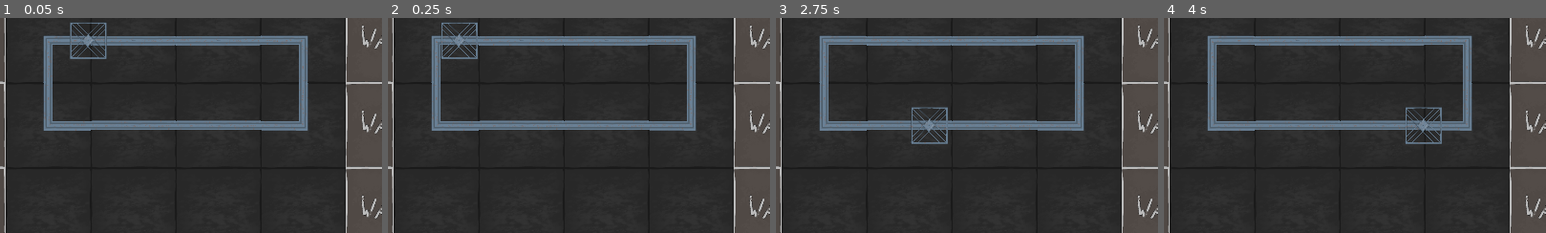
Above: before the commit, frames 1-4 (left to right).
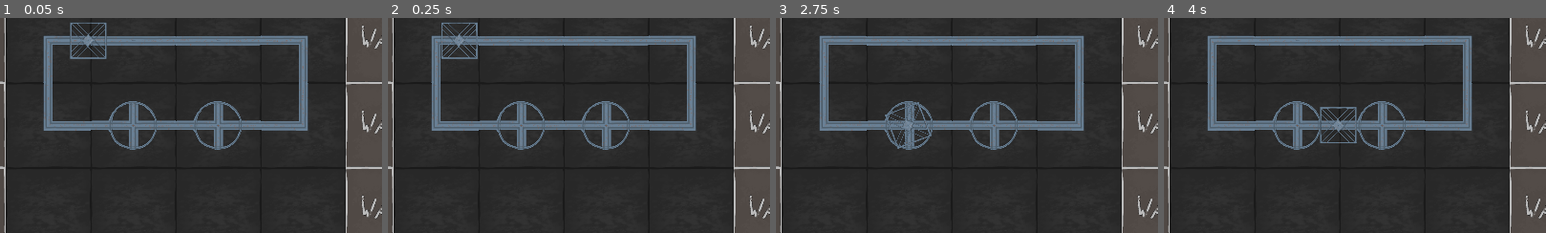
Above: after the commit, the same moments.

Repository: BoringStudio/ldjam54
Game: Godot game, scene res://main.tscn
Two runs of this game, one before a commit and one after it. Both use one fixed random seed, a clock stepped at 60 frames per second and the inputs below.
Inputs:
- Up to frame 1 (0.05 s): no input
- Up to frame 2 (0.25 s): no input
- Up to frame 3 (2.75 s): no input
- Up to frame 4 (4 s): no input
The pictures show only the part of the screen within x 27-77%, y 15-65%; the shares and areas given below are measured in that part.

The runs differ from the first frame. In frame 1, 1.6% of the frame differs, in the area x 28-64%, y 38-62%; in frame 2, 1.6%; in frame 3, 2.2%; in frame 4, 2.5%, in the area x 28-73%, y 38-62%.

Commit message:
Rotate platform

Diff:
--- a/prefabs/building_area/building_area.gd
+++ b/prefabs/building_area/building_area.gd
@@ -5,11 +5,12 @@
 @export var width: int = 10
 @export var height: int = 10
 
-@export var platform: Node2D
+@export var platform: Platform
 
 var _grid: Array[Conveyor]
 var _platform_origin: Vector2i = Vector2i(0, 0)
 var _tick_time: float = 0.0
+var _last_visited_cell: Conveyor = null
 
 @onready var _grid_offset = transform.origin - Vector2(Conveyor.CELL_SIZE) * Vector2(width, height) * 0.5 + Vector2(Conveyor.CELL_SIZE) * 0.5
 
@@ -21,8 +22,8 @@
 
 	_spawn_cell(Vector2i(0, 0), Conveyor.Item.TurnLeft, Conveyor.DIR_LEFT)
 	_spawn_cell(Vector2i(0, 1), Conveyor.Item.TurnLeft, Conveyor.DIR_DOWN)
-	_spawn_cell(Vector2i(1, 1), Conveyor.Item.Straight, Conveyor.DIR_RIGHT)
-	_spawn_cell(Vector2i(2, 1), Conveyor.Item.Straight, Conveyor.DIR_RIGHT)
+	_spawn_cell(Vector2i(1, 1), Conveyor.Item.RotateLeft, Conveyor.DIR_RIGHT)
+	_spawn_cell(Vector2i(2, 1), Conveyor.Item.RotateRight, Conveyor.DIR_RIGHT)
 	_spawn_cell(Vector2i(3, 1), Conveyor.Item.TurnLeft, Conveyor.DIR_RIGHT)
 	_spawn_cell(Vector2i(3, 0), Conveyor.Item.TurnLeft, Conveyor.DIR_UP)
 	_spawn_cell(Vector2i(2, 0), Conveyor.Item.Straight, Conveyor.DIR_LEFT)
@@ -31,6 +32,15 @@
 
 func _process(delta):
 	var current_cell = get_cell(_platform_origin)
+
+	# Update last visited cell if changed
+	if _last_visited_cell != current_cell:
+		platform.on_exit_cell(_last_visited_cell)
+		platform.on_enter_cell(current_cell)
+		_last_visited_cell = current_cell
+		if current_cell != null:
+			current_cell.reset()
+
 	if current_cell == null:
 		# TODO: emit some kind of signal
 		return
@@ -39,8 +49,8 @@
 	_tick_time += delta * Main.simulation_speed
 	if _tick_time > 1.0:
 		_tick_time = fmod(_tick_time, 1.0)
-		print(current_cell.get_next_grid_index())
-		_platform_origin += current_cell.get_next_grid_index()
+		if not current_cell.next_tick():
+			_platform_origin += current_cell.get_next_grid_index()
 
 	pass
 
@@ -52,8 +62,8 @@
 
 
 func get_cell(index: Vector2i):
-	# if not check_index(index):
-	# 	return null
+	if not check_index(index):
+		return null
 	return _grid[index.y * width + index.x]
 
 
--- a/prefabs/conveyor/conveyor.gd
+++ b/prefabs/conveyor/conveyor.gd
@@ -19,10 +19,10 @@
 
 enum Item {
 	Straight,
+	TurnLeft,
 	TurnRight,
-	TurnLeft,
-	# RotateRight,
-	# RotateLeft,
+	RotateLeft,
+	RotateRight,
 	# PushRight,
 	# PushLeft,
 	# Semaphore,
@@ -48,26 +48,61 @@
 	_tick = 0
 
 
-func move_platform(tick_time: float, platform: Node2D):
+func next_tick() -> bool:
+	_tick += 1
+	match ty:
+		Item.RotateLeft, Item.RotateRight:
+			return _tick < 2
+		_:
+			return _tick < 1
+
+
+func move_platform(tick_time: float, platform: Platform):
+	match ty:
+		Item.Straight:
+			_do_move_straight(tick_time, platform)
+		Item.TurnLeft:
+			_do_move_turn(tick_time, platform, false)
+		Item.TurnRight:
+			_do_move_turn(tick_time, platform, true)
+		Item.RotateLeft:
+			_do_move_rotate(tick_time, platform, false)
+		Item.RotateRight:
+			_do_move_rotate(tick_time, platform, true)
+
+
+func _do_move_straight(tick_time: float, platform: Platform):
+	var start_offset = Conveyor.make_direction(Conveyor.make_rot_inv(rot))
+	var end_offset = Conveyor.make_direction(rot)
+
+	_set_relative_platform_position(platform, start_offset.lerp(end_offset, tick_time))
+
+
+func _do_move_turn(tick_time: float, platform: Platform, right: bool):
 	var cell_offset = Vector2()
 	if tick_time < 0.5:
-		var start_offset = Conveyor.make_direction((rot + 2) % 4)
+		var start_offset = Conveyor.make_direction(Conveyor.make_rot_inv(rot))
 		cell_offset = start_offset.lerp(Vector2.ZERO, tick_time * 2)
 	else:
-		var r := rot
-		match ty:
-			Item.TurnRight:
-				r = Conveyor.make_rot_right(r)
-			Item.TurnLeft:
-				r = Conveyor.make_rot_left(r)
+		var r := Conveyor.make_rot_right(rot) if right else Conveyor.make_rot_left(rot)
 		var end_offset = Conveyor.make_direction(r)
 		cell_offset = Vector2.ZERO.lerp(end_offset, tick_time * 2 - 1)
 
-	platform.transform.origin = transform.origin + cell_offset * CELL_SIZE / 2
+	_set_relative_platform_position(platform, cell_offset)
 
 
-func next_tick() -> bool:
-	return false
+func _do_move_rotate(tick_time: float, platform: Platform, right: bool):
+	if _tick == 0:
+		if tick_time < 0.5:
+			var start_offset = Conveyor.make_direction(Conveyor.make_rot_inv(rot))
+			_set_relative_platform_position(platform, start_offset.lerp(Vector2.ZERO, tick_time * 2))
+		elif right:
+			platform.rotate_right()
+		else:
+			platform.rotate_left()
+	elif tick_time >= 0.5:
+		var end_offset = Conveyor.make_direction(rot)
+		_set_relative_platform_position(platform, Vector2.ZERO.lerp(end_offset, tick_time * 2 - 1))
 
 
 func get_next_grid_index() -> Vector2i:
@@ -90,10 +125,16 @@
 		Item.TurnLeft:
 			tile_index = Vector2(1, 1)
 			flip_h = true
+		Item.RotateRight, Item.RotateLeft:
+			tile_index = Vector2(2, 1)
 
 	rotation_degrees = 90 * rot
 	texture.region.size = CELL_SIZE
 	texture.region.position = Vector2(tile_index) * CELL_SIZE
+
+
+func _set_relative_platform_position(platform: Platform, cell_offset: Vector2):
+	platform.transform.origin = transform.origin + cell_offset * CELL_SIZE / 2
 
 
 static func make_direction(r: int) -> Vector2:
@@ -124,6 +165,10 @@
 			return Vector2i.ZERO
 
 
+static func make_rot_inv(r: int) -> int:
+	return (r + 2) % 4
+
+
 static func make_rot_right(r: int) -> int:
 	return (r + 1) % 4
 
--- /dev/null
+++ b/prefabs/platform/platform.gd
@@ -0,0 +1,65 @@
+extends Node2D
+class_name Platform
+
+var _direction: int = 0
+
+var _rotating_towards: int = 0
+var _rotating_timer: float = 0.0
+var _rotation_step: int = -1
+
+var _step: int = 0
+
+@onready var handle: Sprite2D = $Handle
+
+const PI2 = PI * 2
+const HALF_PI = PI / 2
+
+func _ready():
+	pass
+
+
+func _process(delta):
+	if _direction != _rotating_towards:
+		var angle_from = _direction * HALF_PI
+		var angle_to = _rotating_towards * HALF_PI
+
+		if _direction == 3 and _rotating_towards == 0:
+			angle_to += PI2
+		elif _direction == 0 and _rotating_towards == 3:
+			angle_from += PI2
+
+		handle.rotation = lerpf(angle_from, angle_to, _rotating_timer)
+		_rotating_timer += delta
+
+		if _rotating_timer >= 1.0:
+			_complete_rotation()
+
+
+func on_enter_cell(_cell: Conveyor):
+	pass
+
+
+func on_exit_cell(_cell: Conveyor):
+	_step += 1
+	_complete_rotation()
+	pass
+
+
+func rotate_right():
+	if _rotation_step == _step:
+		return
+	_rotation_step = _step
+	_rotating_towards = (_direction + 1) % 4
+
+
+func rotate_left():
+	if _rotation_step == _step:
+		return
+	_rotation_step = _step
+	_rotating_towards = (4 + _direction - 1) % 4
+
+
+func _complete_rotation():
+	_direction = _rotating_towards
+	handle.rotation = _direction * HALF_PI
+	_rotating_timer = 0.0
--- a/prefabs/platform/platform.tscn
+++ b/prefabs/platform/platform.tscn
@@ -1,9 +1,11 @@
-[gd_scene load_steps=2 format=3 uid="uid://7dieiehuqws0"]
+[gd_scene load_steps=3 format=3 uid="uid://7dieiehuqws0"]
 
 [ext_resource type="Texture2D" uid="uid://dqxfx0ccxfcek" path="res://prefabs/platform/platform.tres" id="1_img2l"]
+[ext_resource type="Script" path="res://prefabs/platform/platform.gd" id="1_v6q8d"]
 
 [node name="Platform" type="Node2D"]
+script = ExtResource("1_v6q8d")
 
-[node name="Sprite2D" type="Sprite2D" parent="."]
+[node name="Handle" type="Sprite2D" parent="."]
 texture_repeat = 1
 texture = ExtResource("1_img2l")
